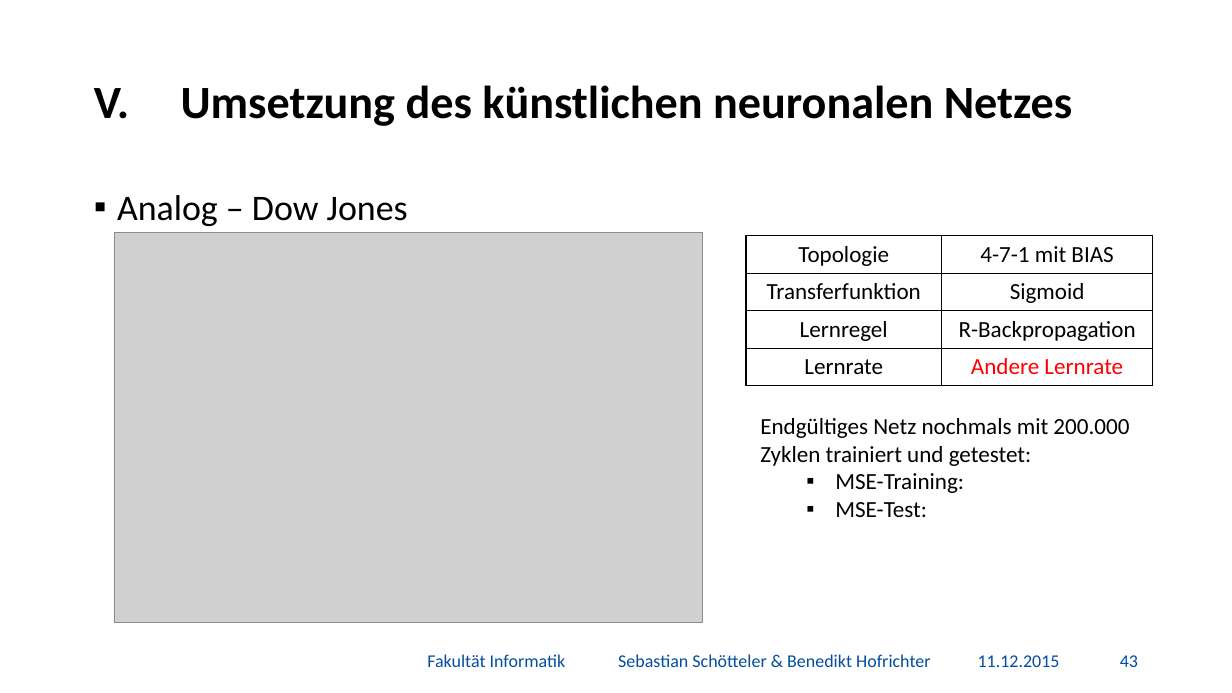
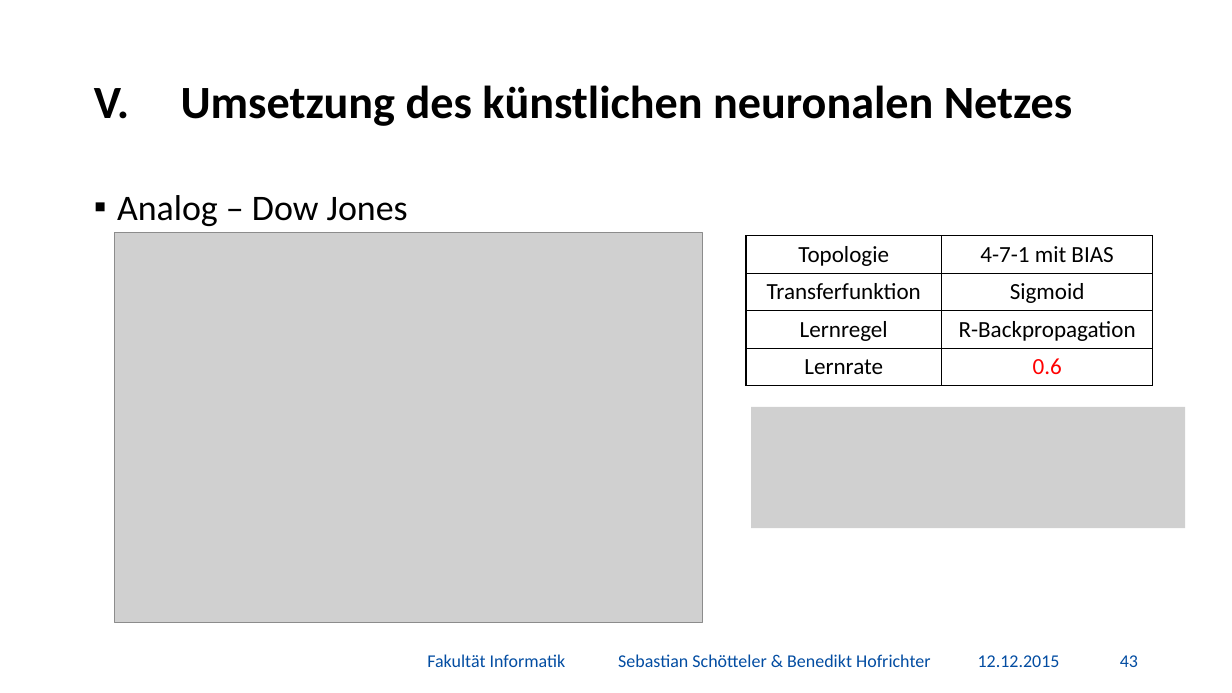
Before and after one commit to BenediktGitGit/soco15, a slide deck: slide 44 of 3b) Vortrag/Präsentation.pptx. Drawn at 1232x693 pixels with LibreOffice and Linux fonts; fonts in the diff are those of the drawing; grey boxes stand for pictures; background and template pictures are left out. Boxes give left, top, right and bottom in pixels: in the first picture for what was removed or moved away, otherwise in the second. Text is boxed around its words. In the diff, an @@ line names an element or a change of style, - is before the commit and + after.

```diff
--- a/3b) Vortrag/Präsentation.pptx
+++ b/3b) Vortrag/Präsentation.pptx
@@ table at <box>746,236,1153,385</box> @@
-row 4, column 2: Andere Lernrate
+row 4, column 2: 0.6
@@ picture added at <box>751,407,1186,528</box> @@
@@ text removed at <box>760,418,1129,517</box> @@
-Endgültiges Netz nochmals mit 200.000 Zyklen trainiert und getestet:
-  ▪ MSE-Training:
-  ▪ MSE-Test:
@@ text at <box>978,655,1060,667</box>: text changed @@
-11.12.2015
+12.12.2015
```
Also in this commit, not shown: 51 other slides changed, 19 other files.
